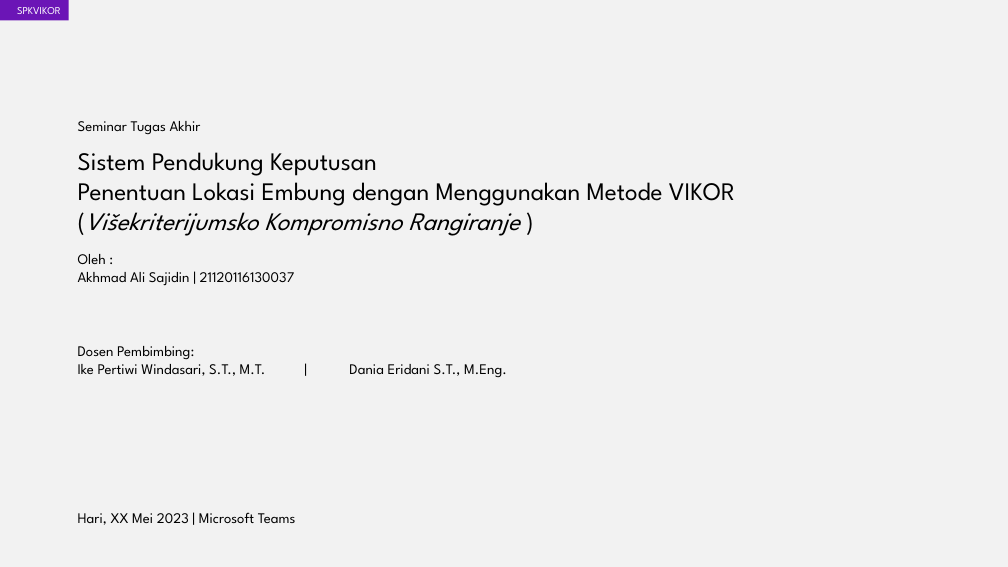
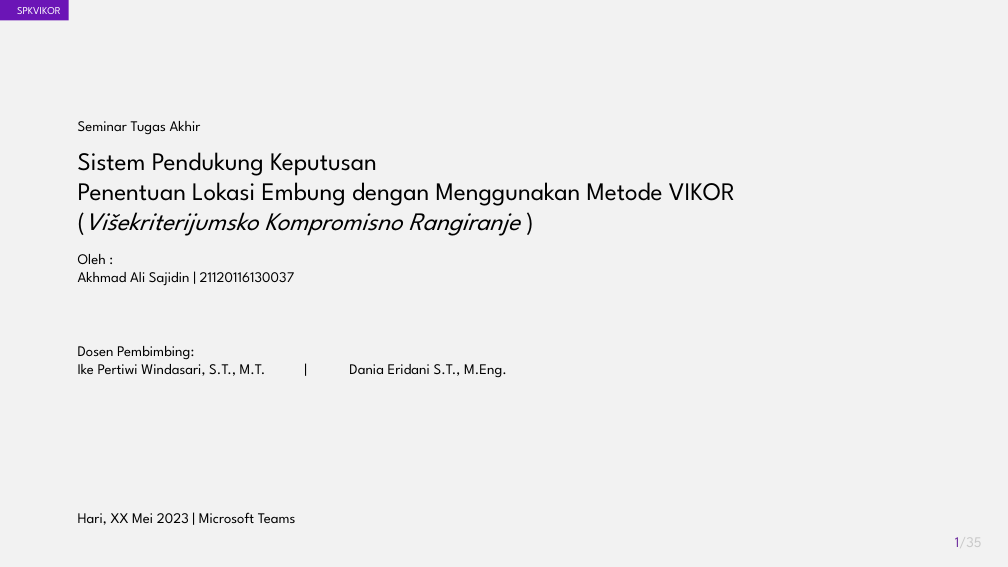
Before and after one commit to akhmadali7/TugasAkhir, a slide deck: slide 1 of PPT - TA - Akhmad Ali Sajidin.pptx. Drawn at 1008x567 pixels with LibreOffice and Linux fonts; fonts in the diff are those of the drawing. Boxes give left, top, right and bottom in pixels: in the first picture for what was removed or moved away, otherwise in the second. Text is boxed around its words. In the diff, an @@ line names an element or a change of style, - is before the commit and + after.

```diff
--- a/PPT - TA - Akhmad Ali Sajidin.pptx
+++ b/PPT - TA - Akhmad Ali Sajidin.pptx
@@ page number added at [955,537,982,547], 14 pt, text #C9C9C9 @@
+1/35
```
Also in this commit, not shown: 12 other slides changed, 1 other file.
